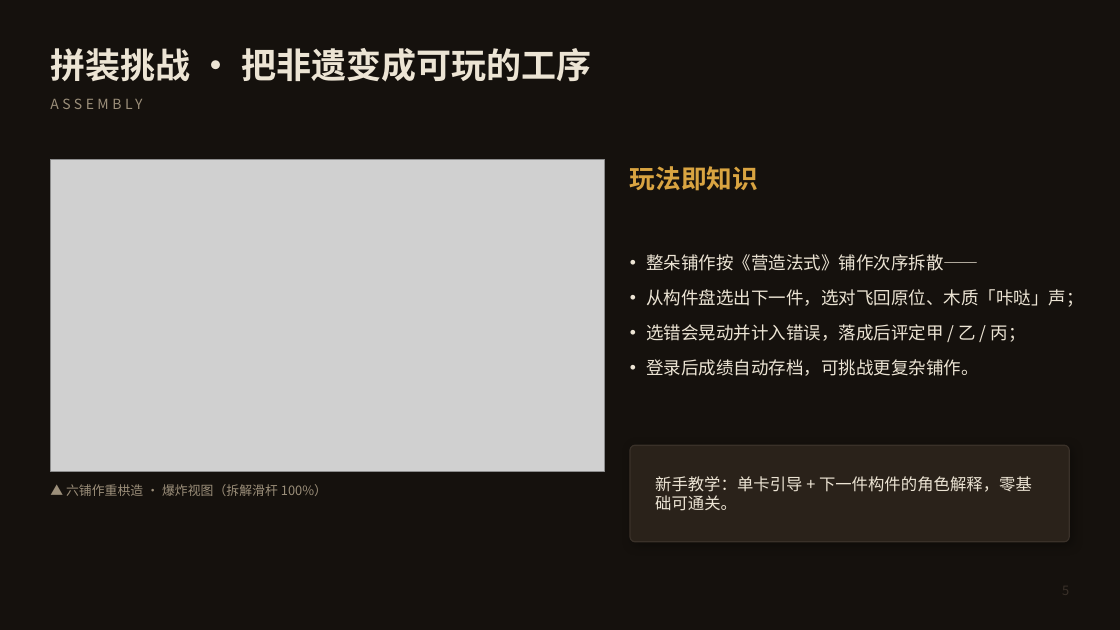
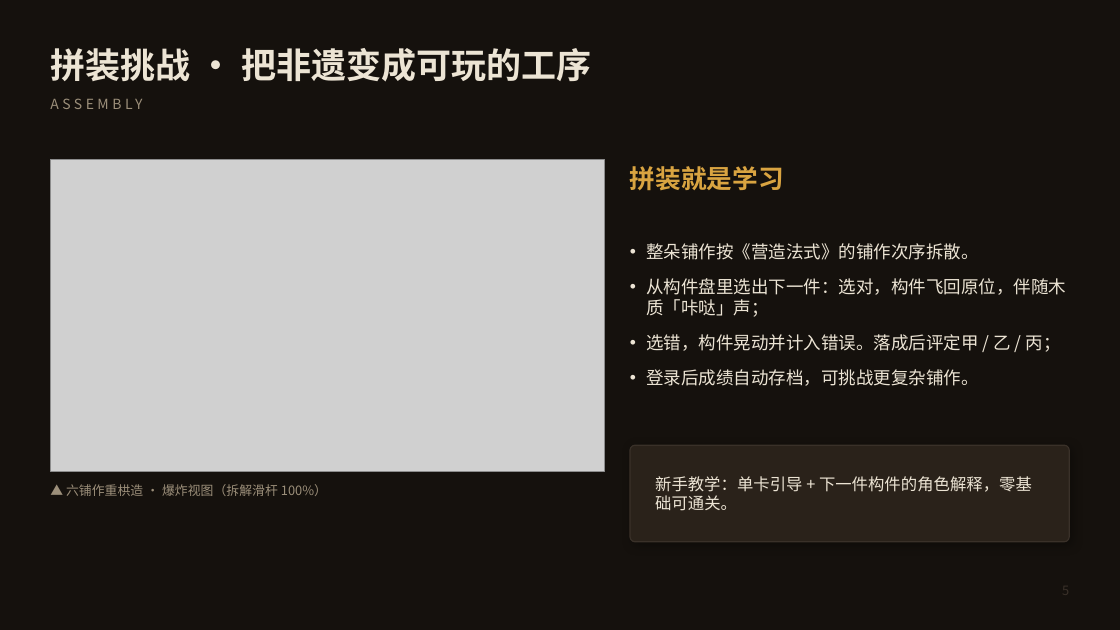
Before and after one commit to honggong123/yingzao, a slide deck: slide 5 of docs/答辩PPT.pptx. Drawn at 1120x630 pixels with LibreOffice and Linux fonts; fonts in the diff are those of the drawing; grey boxes stand for pictures. Boxes give left, top, right and bottom in pixels: in the first picture for what was removed or moved away, otherwise in the second. Text is boxed around its words. In the diff, an @@ line names an element or a change of style, - is before the commit and + after.

```diff
--- a/docs/答辩PPT.pptx
+++ b/docs/答辩PPT.pptx
@@ text at (630,166,784,190): text changed @@
-玩法即知识
+拼装就是学习
@@ text at (646,243,1066,352): text changed @@
-• 整朵铺作按《营造法式》铺作次序拆散——
-• 从构件盘选出下一件，选对飞回原位、木质「咔哒」声；
-• 选错会晃动并计入错误，落成后评定甲 / 乙 / 丙；
+• 整朵铺作按《营造法式》的铺作次序拆散。
+• 从构件盘里选出下一件：选对，构件飞回原位，伴随木质「咔哒」声；
+• 选错，构件晃动并计入错误。落成后评定甲 / 乙 / 丙；
```
Also in this commit, not shown: 9 other slides changed, 7 other files.
